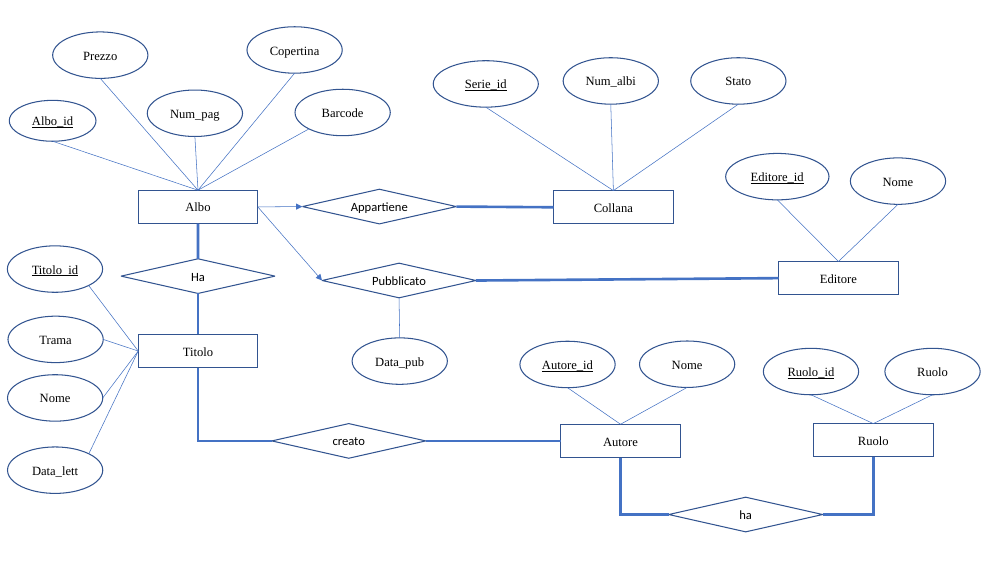
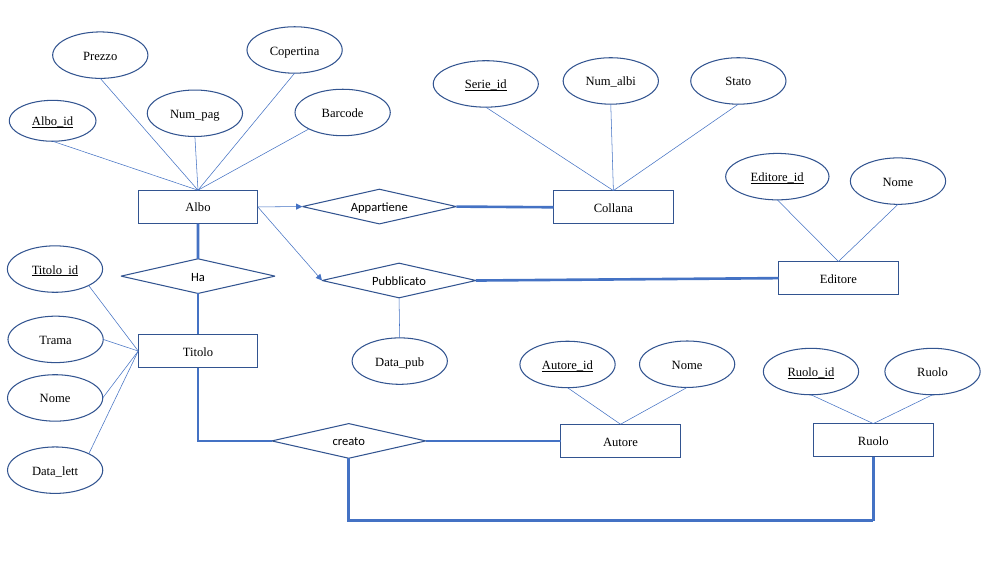
Before and after one commit to dnlx77/Prova, a slide deck: slide 1 of doc/Modello ER database fuemetti.pptx. Drawn at 1008x567 pixels with LibreOffice and Linux fonts; fonts in the diff are those of the drawing. Boxes give left, top, right and bottom in pixels: in the first picture for what was removed or moved away, otherwise in the second. Text is boxed around its words. In the diff, an @@ line names an element or a change of style, - is before the commit and + after.

Commit message:
aggiornamento modello er

```diff
--- a/doc/Modello ER database fuemetti.pptx
+++ b/doc/Modello ER database fuemetti.pptx
@@ elbow line moved from (621, 457) - (669, 515) to (349, 458) - (873, 521) @@
@@ elbow line removed from (823, 515) to (873, 457) @@
@@ line added from (873, 521) to (873, 457), #4472C4 2.5 pt @@
@@ diamond removed at [669,498,823,532] @@
-ha
```
